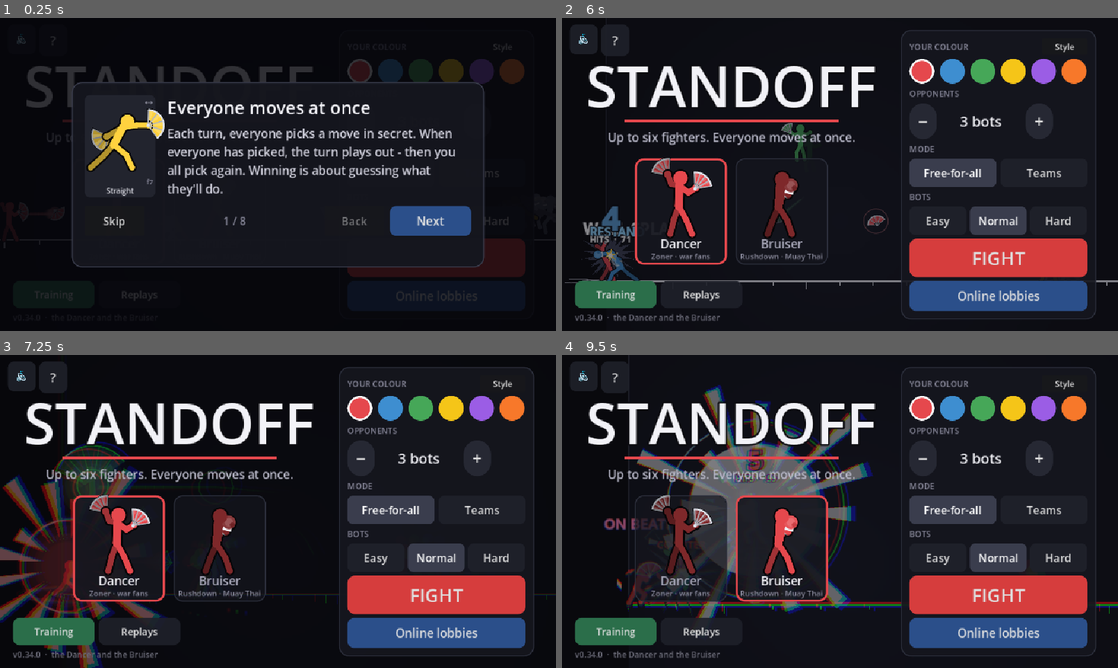
Above: before the commit, frames 1-4 (two rows, left to right).
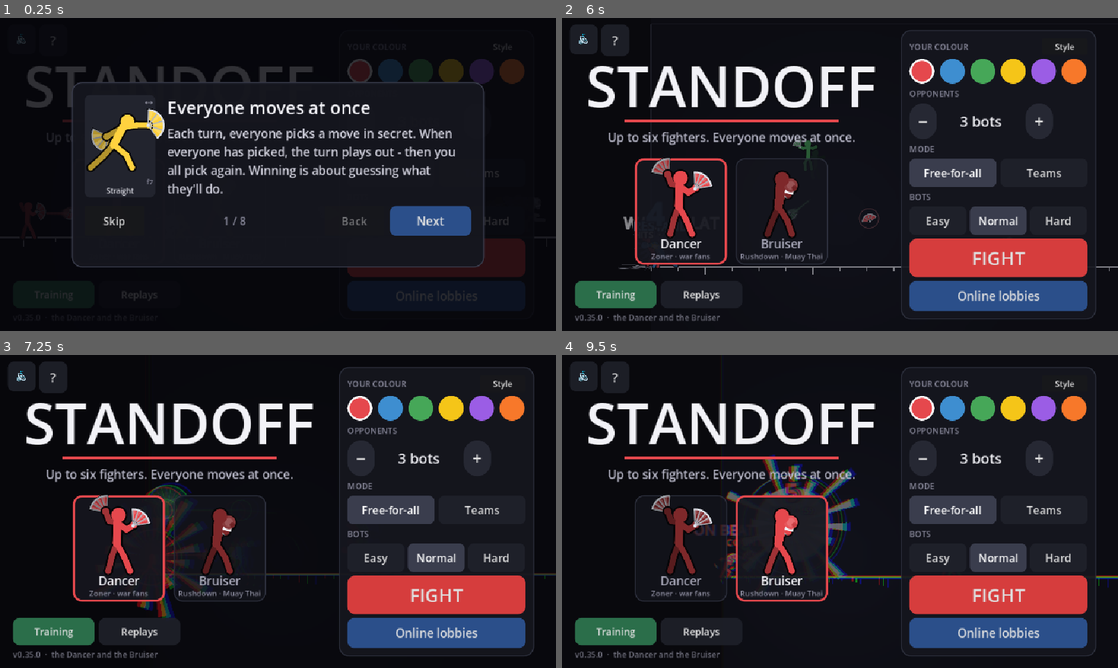
Above: after the commit, the same moments.

Repository: Veriduim/standoff
Game: Godot game, scene res://scenes/main.tscn
Two runs of this game, one before a commit and one after it. Both use one fixed random seed, a clock stepped at 60 frames per second and the inputs below.
Inputs (mouse positions are in pixels of both pictures, inside the frame that each line leads up to):
- Up to frame 1 (0.25 s): no input
- Up to frame 2 (6 s): click "Easy" at 0.5 s; click "Easy" at 1.25 s; click "Normal" at 2 s; click "Normal" at 2.75 s; click "Replays" at 3.5 s; click "Replays" at 4.25 s; click "Replays" at 5 s; click "Skip" at 5.75 s
- Up to frame 3 (7.25 s): click (116, 549) at 6.5 s
- Up to frame 4 (9.5 s): click (784, 549) at 7.25 s; click "Style" at 8 s; click "Done" at 8.75 s

The runs differ from the first frame. In frame 2, 2.2% of the frame differs, in the area x 0-100%, y 33-97%; in frame 3, 7.8%; in frame 4, 10%, in the area x 5-100%, y 9-97%.

Commit message:
0.35.0: YOMI's scale - further apart, and a camera that stays back (Timmy 20 Oct 13:54 "Lets zoom out from the chars and move them further apart"; 14:04 "I do think C is the best personally")
- YOMI's own numbers, from its public source (GitHub uzkbwza/hustle, study only): fighters 32 tall, 250 apart at the
  start (7.8 heights), a fixed camera 20 of them wide that never zooms in. Ours are ~106 tall.
- One on one starts 840 apart (was 600).
- The camera never shows less than 2120 across (20 fighter heights; was 400 - a 1v1 showed ~9), however close they
  stand; it still pulls back further to fit everyone. Fighters ~52 px on a 20:9 phone at your pick, ~64 while a turn
  plays. Six players look as before - they already filled it.
- The lobby's start distance goes up to 1200.

Co-Authored-By: Claude Opus 5.5 <noreply@anthropic.com>
Claude-Session: https://claude.ai/code/session_019cpLLa1bA2ND22yfhrkoYF

Diff:
--- a/project.godot
+++ b/project.godot
@@ -11,7 +11,7 @@
 [application]
 
 config/name="Standoff"
-config/version="0.34.0"
+config/version="0.35.0"
 config/icon="res://assets/icon.png"
 run/main_scene="res://scenes/main.tscn"
 config/features=PackedStringArray("4.7", "GL Compatibility")
--- a/scripts/sim/sim.gd
+++ b/scripts/sim/sim.gd
@@ -151,7 +151,9 @@
 ## How a hit landed (06:22 "Lets try 1 and 2" - hit reactions by type): the head snapped back, doubled over at the body,
 ## the legs taken (a low), crushed down (an overhead), flung sliding, sent up into the air. Recorded for the screen.
 const LOOKS := ["head", "body", "low", "crush", "slide", "air"]
-const START_1V1 := 600.0      ## one on one: how far apart they start (the stage itself is wider since 05:27)
+## One on one: how far apart they start (20 Oct 13:54 "move them further apart": YOMI's default is 250 apart with 32-tall
+## fighters, 7.8 heights - ours are ~106 tall). The stage itself is wider (05:27).
+const START_1V1 := 840.0
 ## A fling (05:27 "his effects of slapping an enemy accross map and being able to rush them down" - the Nakmuay mod,
 ## studied): the one hit slides along the floor on FLING_FRICTION instead of stopping short, for FLING_TICKS
 const FLING_FRICTION := 0.95
--- a/scripts/tests/sim_test.gd
+++ b/scripts/tests/sim_test.gd
@@ -1331,9 +1331,10 @@
 	_check("Quake Stomp: a shockwave along the floor that picks her up off it (%s)" % [_types(evs)],
 			_types(evs).has("hit") and q.fighters[1].hp < 450)
 	var wide := Sim.create([{"character": "bruiser"}, {"character": "dancer"}])
-	_check("the stage is wider (05:27 \"I feel our map is small\"): %.0f px, one on one still starting %.0f apart"
-			% [wide.half * 2.0, wide.fighters[1].pos.x - wide.fighters[0].pos.x], wide.half * 2.0 == 2800.0
-			and is_equal_approx(wide.fighters[1].pos.x - wide.fighters[0].pos.x, 600.0))
+	_check("the stage is wider (05:27 \"I feel our map is small\"): %.0f px, one on one starting %.0f apart (20 Oct "
+			% [wide.half * 2.0, wide.fighters[1].pos.x - wide.fighters[0].pos.x] + "\"move them further apart\": "
+			+ "YOMI's 7.8 heights)", wide.half * 2.0 == 2800.0
+			and is_equal_approx(wide.fighters[1].pos.x - wide.fighters[0].pos.x, 840.0))
 	# the universal blocking rule he leans on
 	var bl := _duel("bruiser", "dancer", 60.0)
 	bl.apply({0: {"move": "jab"}, 1: {"move": "block"}})
--- a/scripts/tests/ui_test.gd
+++ b/scripts/tests/ui_test.gd
@@ -642,6 +642,19 @@
 			floor_y <= g.stage.view_bottom - 20.0)
 	g.stage.ghost = []
 	g.queue_free()
+	var one := _screen()   # (20 Oct 14:04 "C is the best" - YOMI's scale: the camera never comes in close)
+	one.start_local(1, "ffa")
+	one.sim.fighters[0].pos = Vector2(-50, 0)
+	one.sim.fighters[1].pos = Vector2(50, 0)
+	one.stage.show_tick(one.sim.record())
+	one.stage.ghost = []
+	for _i in 120:
+		one.stage._follow(0.05)
+	var w: float = one.stage.view_right - one.stage.view_left
+	var across: float = w / one.stage.zoom
+	_check("point blank in a 1v1, the camera still shows %.0f across - 20 fighter heights, YOMI's scale (or as far as it "
+			% across + "pulls back, on a narrow screen)", across >= minf(StageView.VIEW_MIN, w / StageView.ZOOM_MIN) - 1.0)
+	one.queue_free()
 
 
 func _test_replay_codes() -> void:
--- a/scripts/ui/lobby_screen.gd
+++ b/scripts/ui/lobby_screen.gd
@@ -17,7 +17,7 @@
 const SETTINGS := "user://settings.cfg"
 ## The rules the owner can set: [key, label, min, max, step, shown as].
 const RULE_ROWS := [["turn", "Turn clock", 10, 120, 5, "%d s"], ["round", "Round", 20, 120, 10, "%d s"],
-	["start", "Start distance (1v1)", 0, 600, 50, "%d"], ["width", "Stage width", 1200, 4800, 400, "%d"],
+	["start", "Start distance (1v1)", 0, 1200, 50, "%d"], ["width", "Stage width", 1200, 4800, 400, "%d"],
 	["damage", "Damage", 0.5, 2.0, 0.25, "x%.2f"], ["hitstun", "Hitstun", 0.5, 2.0, 0.25, "x%.2f"],
 	["meter", "Starting meter", 0.0, 3.0, 0.5, "%.1f bars"], ["ceiling", "Ceiling", 400, 2000, 100, "%d"]]
 const PRESETS := {"Default": {}, "Quick": {"round": 2400, "damage": 1.25}, "Thinking": {"turn": 90},
--- a/scripts/ui/stage_view.gd
+++ b/scripts/ui/stage_view.gd
@@ -18,6 +18,11 @@
 const WALL := Color("#2a2c36")
 const GHOST_ALPHA := 0.55
 const PAD := 170.0          ## world px kept round everyone
+## The least the camera shows across, world px (20 Oct 13:54 "zoom out from the chars and move them further apart";
+## 14:04 "I do think C is the best" = YOMI's scale): 20 fighter heights, as YOMI's screen is 20 of its fighters wide, and
+## it never comes in closer, however near they stand (YOMI's camera doesn't zoom in at all). It still pulls back further
+## to fit everyone.
+const VIEW_MIN := 2120.0
 const ZOOM_MIN := 0.4         ## (a wider stage since 05:27 - six spread across it still fit)
 const ZOOM_MAX := 1.8        ## (22:40 "really small": in close, the camera comes right in)
 const TIPS := ["hand_f", "hand_b", "foot_f", "foot_b"]
@@ -405,7 +410,7 @@
 		lo = minf(lo, float(r[0]))
 		hi = maxf(hi, float(r[0]))
 		top = minf(top, float(r[1]))
-	var span := maxf(hi - lo + PAD * 2.0, 400.0)
+	var span := maxf(hi - lo + PAD * 2.0, VIEW_MIN)
 	var tall := absf(top) + 260.0
 	var want_zoom := clampf(minf((view_right - view_left) / span, (view_bottom - view_top) / tall), ZOOM_MIN, ZOOM_MAX)
 	var want := Vector2((lo + hi) / 2.0, top * 0.5 - 70.0)
--- a/scripts/version.gd
+++ b/scripts/version.gd
@@ -2,4 +2,4 @@
 extends RefCounted
 ## The game's version - the home screen shows it, and lobbies list it (only the same version can play together).
 
-const TAG := "0.34.0"
+const TAG := "0.35.0"
Not shown, changed: export_presets.cfg
Not shown, changed: docs/mechanics.md
Not shown, changed: docs/plan.md
